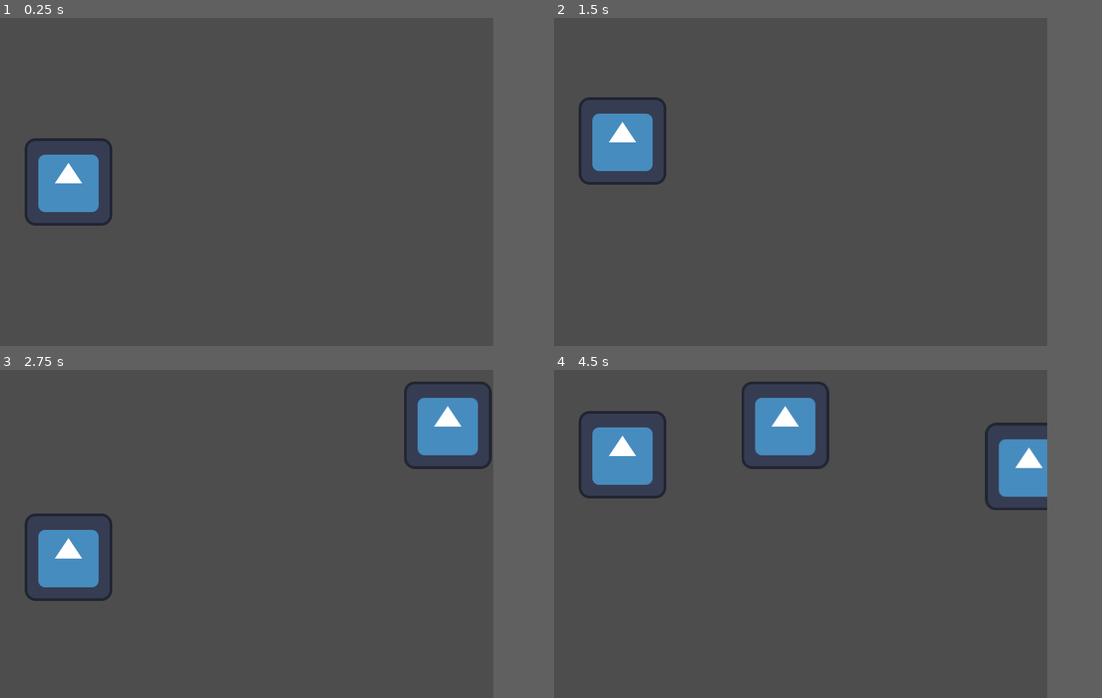
Above: before the commit, frames 1-4 (two rows, left to right).
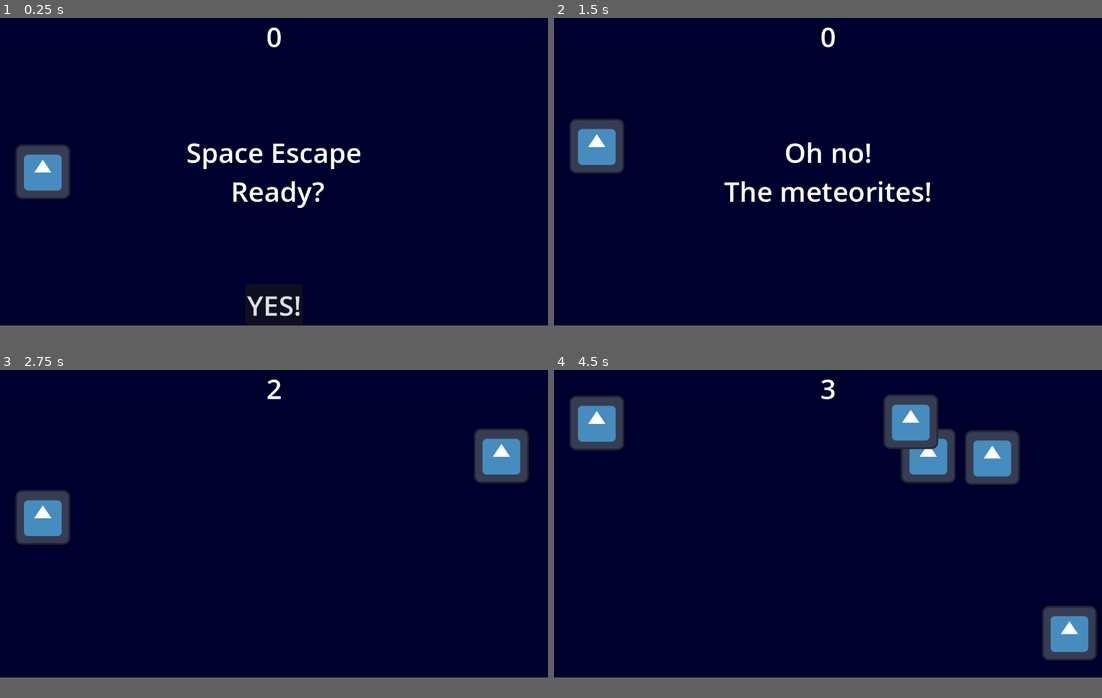
Above: after the commit, the same moments.

Repository: NotYetTerminal/SpaceEscape
Game: Godot game, scene res://scenes/root.tscn
The game is run twice, just before and just after one commit, with the same random seed, the same clock (stepped at 60 frames per second) and the same inputs. The engine's default icon, where the game draws it, is replaced by a stand-in: a white triangle on a blue panel in a dark square.
Inputs (mouse positions are in pixels of both pictures, inside the frame that each line leads up to):
- Up to frame 1 (0.25 s): no input
- Up to frame 2 (1.5 s): click (800, 323) at 0.5 s, where only the run after the commit has a clickable "YES!"; tap Enter at 1.25 s; hold Up (move_up) from 1.28 s (still down)
- Up to frame 3 (2.75 s): release Up (move_up) at 2.03 s; hold Down (move_down) from 2.03 s (still down)
- Up to frame 4 (4.5 s): release Down (move_down) at 2.78 s; hold Up (move_up) 2.78-4.28 s; hold Down (move_down) from 4.28 s (still down)
In our replay, the window is 720x480 before the commit and 800x450 after it. These sizes can differ from the game's own. Grey fills any space a smaller window leaves; there, only what the larger window draws over its background counts as a difference.

The runs differ from the first frame. In frame 1, 84% of the frame differs, in the area x 0-90%, y 0-94%; in frame 2, 84%; in frame 3, 85%, in the area x 0-97%, y 0-94%; in frame 4, 83%.

Commit message:
u

Diff:
--- a/SpaceEscape/hud.gd
+++ /dev/null
@@ -1,4 +0,0 @@
-extends CanvasLayer
-
-
-signal start_game
--- a/SpaceEscape/project.godot
+++ b/SpaceEscape/project.godot
@@ -17,9 +17,9 @@
 
 [display]
 
-window/size/viewport_width=720
-window/size/viewport_height=480
-window/stretch/mode="canvas_items"
+window/size/viewport_width=1280
+window/size/viewport_height=720
+window/size/resizable=false
 
 [input]
 
--- /dev/null
+++ b/SpaceEscape/scenes/backgroundObject.tscn
@@ -0,0 +1,25 @@
+[gd_scene load_steps=4 format=3 uid="uid://ct0fnulieix3f"]
+
+[ext_resource type="Script" path="res://scenes/meteroite.gd" id="1_1xucr"]
+[ext_resource type="Texture2D" uid="uid://c3jghj8k20ans" path="res://icon.svg" id="2_mgk3u"]
+
+[sub_resource type="CircleShape2D" id="CircleShape2D_ifxif"]
+
+[node name="BackgroundObject" type="RigidBody2D" groups=["meteroite"]]
+z_index = -1
+collision_layer = 0
+collision_mask = 0
+gravity_scale = 0.0
+script = ExtResource("1_1xucr")
+metadata/_edit_group_ = true
+
+[node name="Sprite2D" type="Sprite2D" parent="."]
+texture = ExtResource("2_mgk3u")
+
+[node name="VisibleOnScreenNotifier2D" type="VisibleOnScreenNotifier2D" parent="."]
+scale = Vector2(6.1, 6)
+
+[node name="CollisionShape2D" type="CollisionShape2D" parent="."]
+shape = SubResource("CircleShape2D_ifxif")
+
+[connection signal="screen_exited" from="VisibleOnScreenNotifier2D" to="." method="_on_visible_on_screen_notifier_2d_screen_exited" flags=18]
--- /dev/null
+++ b/SpaceEscape/scenes/hud.gd
@@ -0,0 +1,33 @@
+extends CanvasLayer
+
+
+signal start_game
+
+
+func show_message(text) -> void:
+	$Message.text = text
+	$Message.show()
+	$MessageTimer.start()
+
+
+func show_game_over() -> void:
+	show_message("Oops...")
+	await $MessageTimer.timeout
+
+	$Message.text = "Space Escape\nReady?"
+	$Message.show()
+	await  get_tree().create_timer(1.0).timeout
+	$StartButton.show()
+
+
+func update_score(score) -> void:
+	$ScoreLabel.text = str(score)
+
+
+func _on_message_timer_timeout() -> void:
+	$Message.hide()
+
+
+func _on_start_button_pressed() -> void:
+	$StartButton.hide()
+	start_game.emit()
--- a/SpaceEscape/hud.tscn
+++ b/SpaceEscape/scenes/hud.tscn
@@ -1,9 +1,9 @@
 [gd_scene load_steps=2 format=3 uid="uid://48uhu6miko33"]
 
-[ext_resource type="Script" path="res://hud.gd" id="1_6npfq"]
+[ext_resource type="Script" path="res://scenes/hud.gd" id="1_iqml1"]
 
 [node name="HUD" type="CanvasLayer"]
-script = ExtResource("1_6npfq")
+script = ExtResource("1_iqml1")
 
 [node name="ScoreLabel" type="Label" parent="."]
 anchors_preset = 5
@@ -26,9 +26,9 @@
 anchor_top = 0.5
 anchor_right = 0.5
 anchor_bottom = 0.5
-offset_left = -205.0
+offset_left = -464.0
 offset_top = -91.0
-offset_right = 206.0
+offset_right = 465.0
 offset_bottom = 91.0
 grow_horizontal = 2
 grow_vertical = 2
@@ -58,3 +58,6 @@
 [node name="MessageTimer" type="Timer" parent="."]
 wait_time = 2.0
 one_shot = true
+
+[connection signal="pressed" from="StartButton" to="." method="_on_start_button_pressed"]
+[connection signal="timeout" from="MessageTimer" to="." method="_on_message_timer_timeout"]
--- a/SpaceEscape/scenes/meteroite.tscn
+++ b/SpaceEscape/scenes/meteroite.tscn
@@ -6,7 +6,7 @@
 [sub_resource type="CircleShape2D" id="CircleShape2D_u0ij3"]
 radius = 60.0
 
-[node name="Meteroite" type="RigidBody2D"]
+[node name="Meteroite" type="RigidBody2D" groups=["meteroite"]]
 collision_mask = 0
 gravity_scale = 0.0
 script = ExtResource("1_ibdci")
@@ -19,3 +19,6 @@
 shape = SubResource("CircleShape2D_u0ij3")
 
 [node name="VisibleOnScreenNotifier2D" type="VisibleOnScreenNotifier2D" parent="."]
+scale = Vector2(6.1, 6)
+
+[connection signal="screen_exited" from="VisibleOnScreenNotifier2D" to="." method="_on_visible_on_screen_notifier_2d_screen_exited"]
--- a/SpaceEscape/scenes/root.gd
+++ b/SpaceEscape/scenes/root.gd
@@ -2,34 +2,50 @@
 
 
 @export var meteroite_scene: PackedScene
+@export var background_object_scene: PackedScene
 var score : int = 0
 
 
-func _ready() -> void:
-	new_game()
-
-
 func new_game() -> void:
+	score = 0
 	$Player.start()
 	$MeteroiteTimer.start()
+	$BOTimer.start()
 	$ScoreTimer.start()
+	$HUD.update_score(score)
+	$HUD.show_message("Oh no!\nThe meteorites!")
+	get_tree().call_group("meteroite", "queue_free")
 
 
 func game_over() -> void:
 	$MeteroiteTimer.stop()
+	$BOTimer.stop()
 	$ScoreTimer.stop()
+	$HUD.show_game_over()
+
 
 func _on_meteroite_timer_timeout() -> void:
 	var meteroite: RigidBody2D = meteroite_scene.instantiate()
-	var value: float = randf() * 480
-	meteroite.position = Vector2(800, value)
+	var value: float = randf() * 720
+	meteroite.position = Vector2(1400, value)
 
-	var velocity = Vector2(-randf_range(150.0, 250.0), 0.0)
+	var velocity = Vector2(-randf_range(250, 350) - score * 8, 0)
 	meteroite.linear_velocity = velocity
 
 	add_child(meteroite)
-	print(meteroite.position)
+
+
+func _on_background_object_timer_timeout() -> void:
+	var background_object: RigidBody2D = background_object_scene.instantiate()
+	var value: float = randf() * 720
+	background_object.position = Vector2(1400, value)
+
+	var velocity = Vector2(-200 - score * 8, 0)
+	background_object.linear_velocity = velocity
+
+	add_child(background_object)
 
 
 func _on_score_timer_timeout():
 	score += 1
+	$HUD.update_score(score)
--- a/SpaceEscape/scenes/root.tscn
+++ b/SpaceEscape/scenes/root.tscn
@@ -1,29 +1,24 @@
-[gd_scene load_steps=7 format=3 uid="uid://pc5hly7gby85"]
+[gd_scene load_steps=6 format=3 uid="uid://pc5hly7gby85"]
 
 [ext_resource type="PackedScene" uid="uid://b5e50j6agi16p" path="res://scenes/player.tscn" id="1_1rtau"]
 [ext_resource type="Script" path="res://scenes/root.gd" id="1_64cco"]
-[ext_resource type="Script" path="res://scenes/meteroite.gd" id="2_vnpci"]
-[ext_resource type="Texture2D" uid="uid://c3jghj8k20ans" path="res://icon.svg" id="3_eadog"]
-
-[sub_resource type="CircleShape2D" id="CircleShape2D_u0ij3"]
-radius = 60.0
-
-[sub_resource type="PackedScene" id="PackedScene_k208n"]
-_bundled = {
-"conn_count": 0,
-"conns": PackedInt32Array(),
-"editable_instances": [],
-"names": PackedStringArray("Meteroite", "collision_mask", "gravity_scale", "script", "metadata/_edit_group_", "RigidBody2D", "Sprite2D", "texture", "CollisionShape2D", "shape", "VisibleOnScreenNotifier2D"),
-"node_count": 4,
-"node_paths": [],
-"nodes": PackedInt32Array(-1, -1, 5, 0, -1, 4, 1, 0, 2, 1, 3, 2, 4, 3, 0, 0, 0, 6, 6, -1, 1, 7, 4, 0, 0, 0, 8, 8, -1, 1, 9, 5, 0, 0, 0, 10, 10, -1, 0, 0),
-"variants": [0, 0.0, ExtResource("2_vnpci"), true, ExtResource("3_eadog"), SubResource("CircleShape2D_u0ij3")],
-"version": 3
-}
+[ext_resource type="PackedScene" uid="uid://remkaqak0njo" path="res://scenes/meteroite.tscn" id="2_hpuhn"]
+[ext_resource type="PackedScene" uid="uid://ct0fnulieix3f" path="res://scenes/backgroundObject.tscn" id="3_0o5l8"]
+[ext_resource type="PackedScene" uid="uid://48uhu6miko33" path="res://scenes/hud.tscn" id="5_qms6o"]
 
 [node name="Root" type="Node"]
 script = ExtResource("1_64cco")
-meteroite_scene = SubResource("PackedScene_k208n")
+meteroite_scene = ExtResource("2_hpuhn")
+background_object_scene = ExtResource("3_0o5l8")
+
+[node name="ColorRect" type="ColorRect" parent="."]
+z_index = -2
+anchors_preset = 15
+anchor_right = 1.0
+anchor_bottom = 1.0
+grow_horizontal = 2
+grow_vertical = 2
+color = Color(0, 0, 0.180392, 1)
 
 [node name="Player" parent="." instance=ExtResource("1_1rtau")]
 
@@ -32,6 +27,12 @@
 
 [node name="ScoreTimer" type="Timer" parent="."]
 
+[node name="BOTimer" type="Timer" parent="."]
+
+[node name="HUD" parent="." instance=ExtResource("5_qms6o")]
+
 [connection signal="hit" from="Player" to="." method="game_over"]
 [connection signal="timeout" from="MeteroiteTimer" to="." method="_on_meteroite_timer_timeout"]
 [connection signal="timeout" from="ScoreTimer" to="." method="_on_score_timer_timeout"]
+[connection signal="timeout" from="BOTimer" to="." method="_on_background_object_timer_timeout"]
+[connection signal="start_game" from="HUD" to="." method="new_game"]
